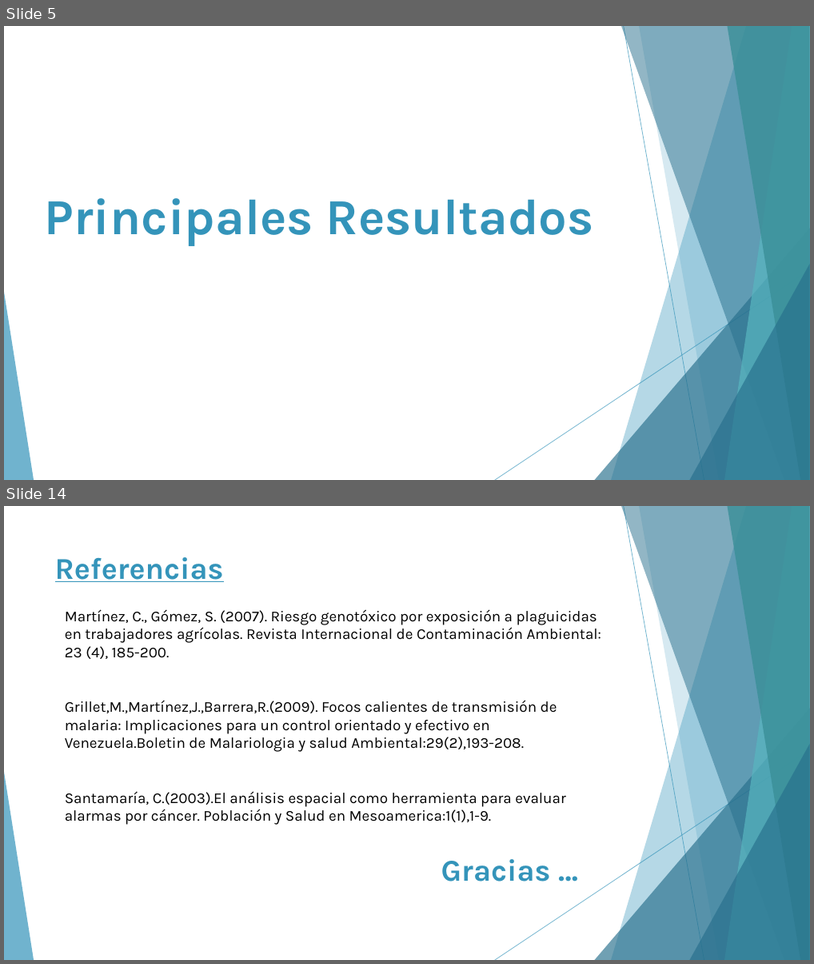
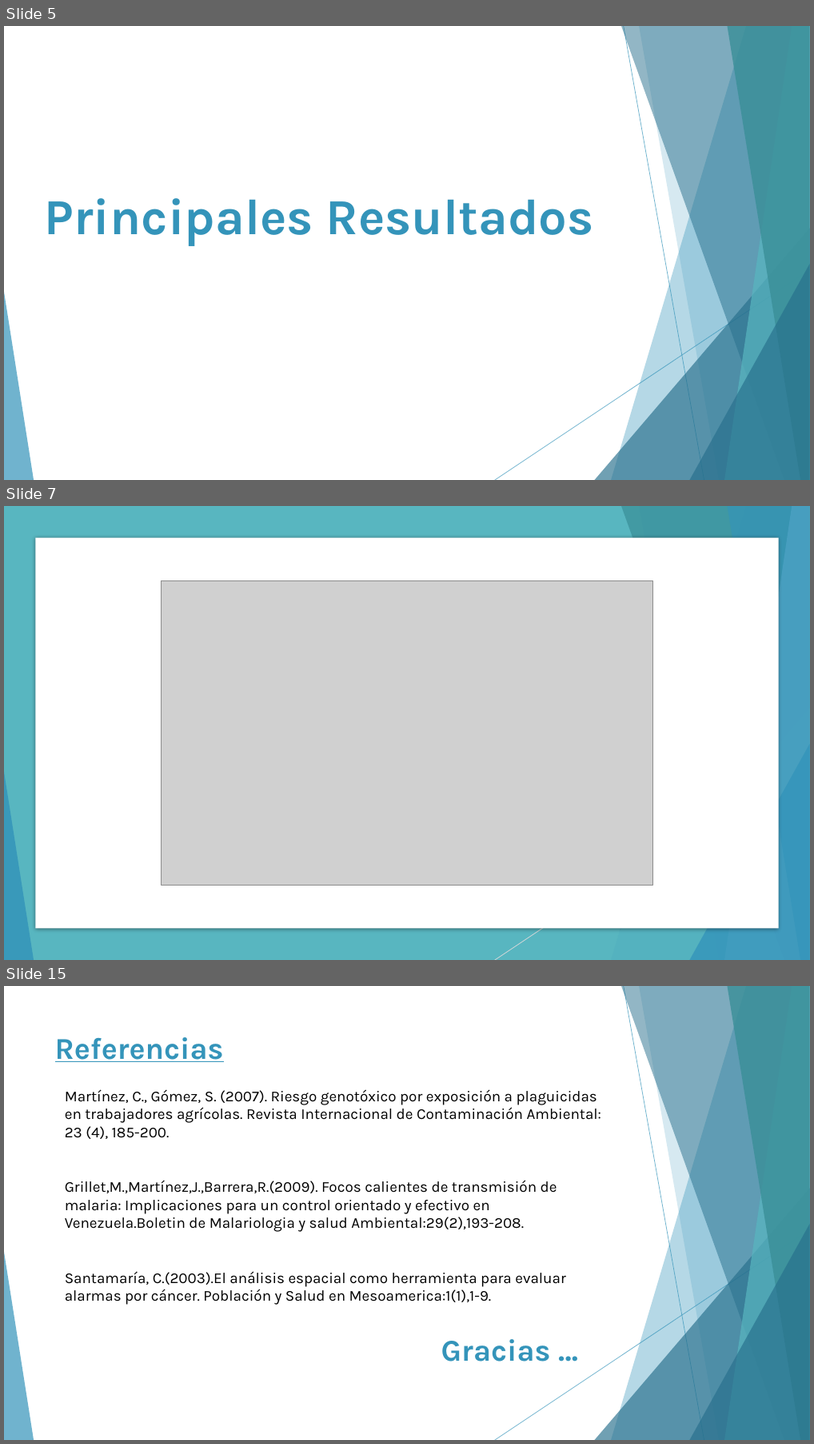
Before and after one commit to andresarguedas/Intoxicaciones-CR-2007-2014, a slide deck: Presentación - Intoxicaciones.pptx. Shown one above the other, each under a label of ours: slides 5 and 14 before the commit, slides 5, 7 and 15 after it; the slides between them are not shown. The pictures are 814x964 and 814x1444 pixels, drawn with LibreOffice and Linux fonts; fonts in the diff are those of the drawing; grey boxes stand for pictures. Boxes give left, top, right and bottom in pixels: in the first picture for what was removed or moved away, otherwise in the second. Text is boxed around its words. In the diff, an @@ line names an element or a change of style, - is before the commit and + after.

```diff
--- a/Presentación - Intoxicaciones.pptx
+++ b/Presentación - Intoxicaciones.pptx
@@ slide 7 added at [4,506,810,960], background #FFFFFF; not listed: 10 template elements that a slide beside it also shows @@
@@ rectangle added at [4,506,810,960], fill #58B6C0 @@
@@ rectangle added at [35,538,779,928], fill #FFFFFF @@
@@ picture added at [162,581,653,884] @@
@@ group added at [4,506,810,960]: 5 freeform shapes, 3 triangles, 2 lines @@
@@ group added at [4,506,810,960]: 5 freeform shapes, 3 triangles, 1 line @@
@@ what was slide 14 is now slide 15 @@
```
Also in this commit, not shown: 1 slide changed, 8 other slides added, 8 slides removed, 4 other files.
